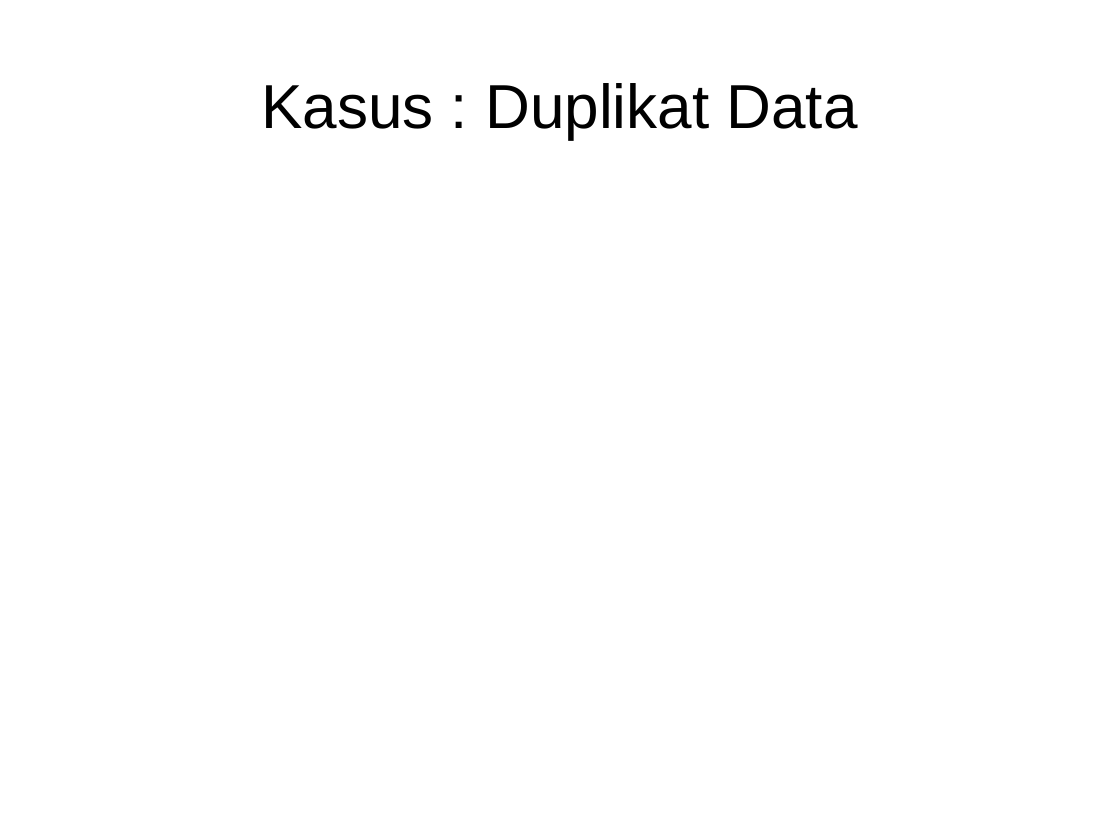
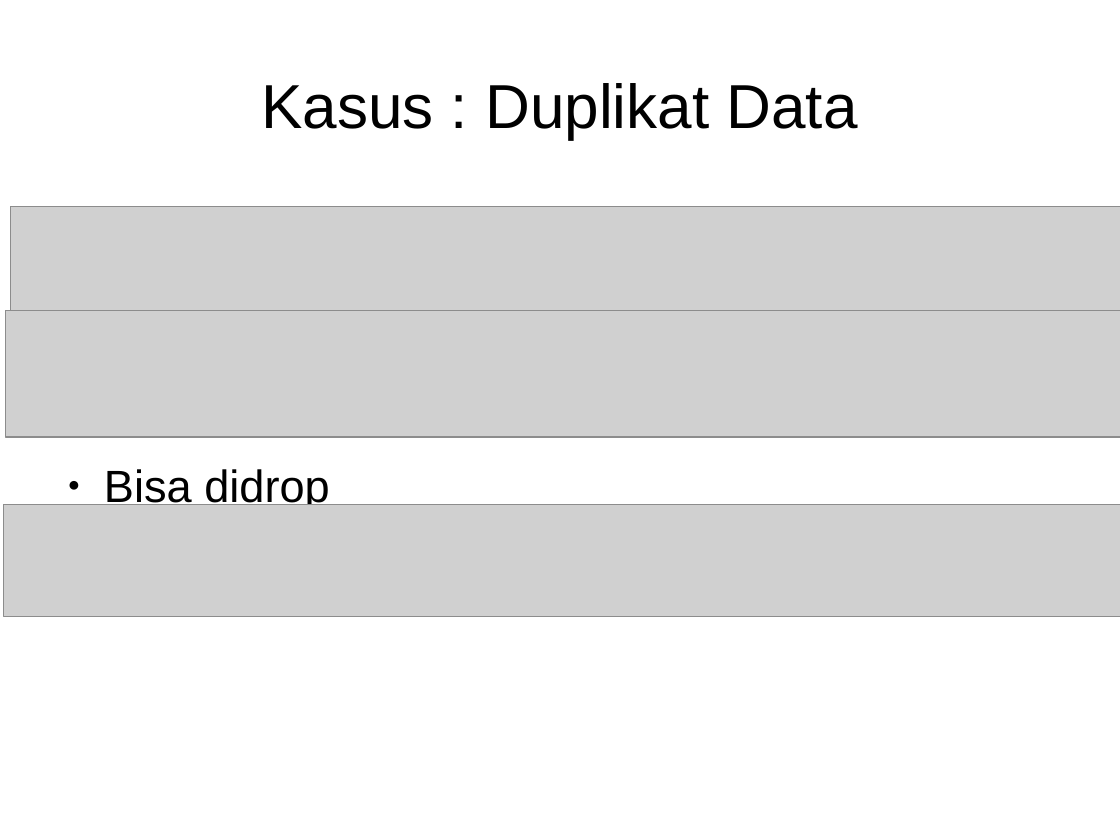
Before and after one commit to Arasy/SlidePythonDataScience, a slide deck: slide 19 of Ch4-Cleaning.odp (slide 17 before the commit). Drawn at 1120x840 pixels with LibreOffice and Linux fonts; fonts in the diff are those of the drawing; grey boxes stand for pictures. Boxes give left, top, right and bottom in pixels: in the first picture for what was removed or moved away, otherwise in the second. Text is boxed around its words. In the diff, an @@ line names an element or a change of style, - is before the commit and + after.

```diff
--- a/Ch4-Cleaning.odp
+++ b/Ch4-Cleaning.odp
@@ picture added at (10, 206, 1120, 310) @@
@@ picture added at (5, 310, 1120, 437) @@
@@ text added at (104, 469, 329, 511), 32 pt, text #000000 @@
+● Bisa didrop
@@ picture added at (4, 504, 1120, 616) @@
```
Also in this commit, not shown: 2 other slides changed, 3 slides added, 1 slide removed, 1 other file.
